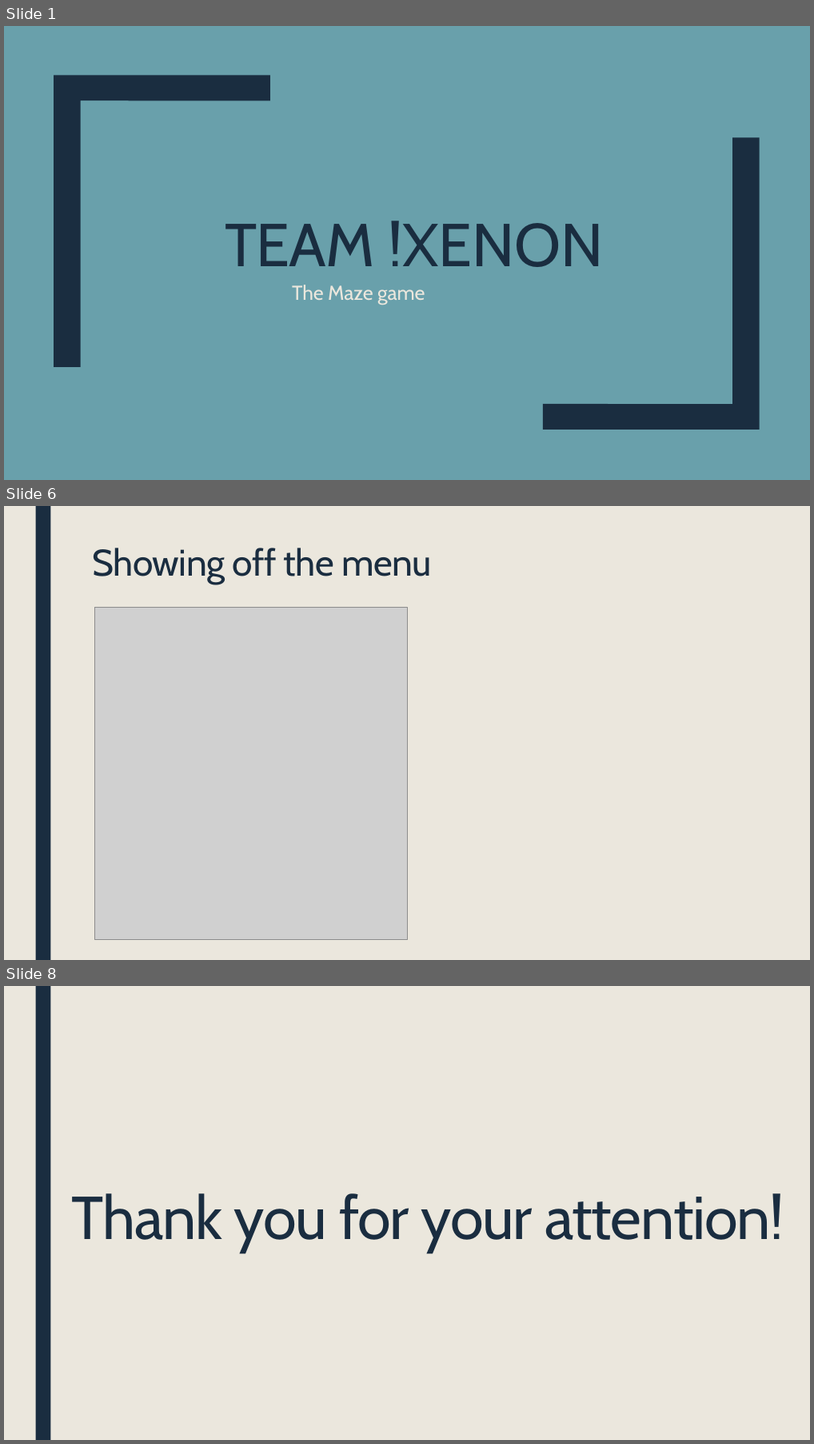
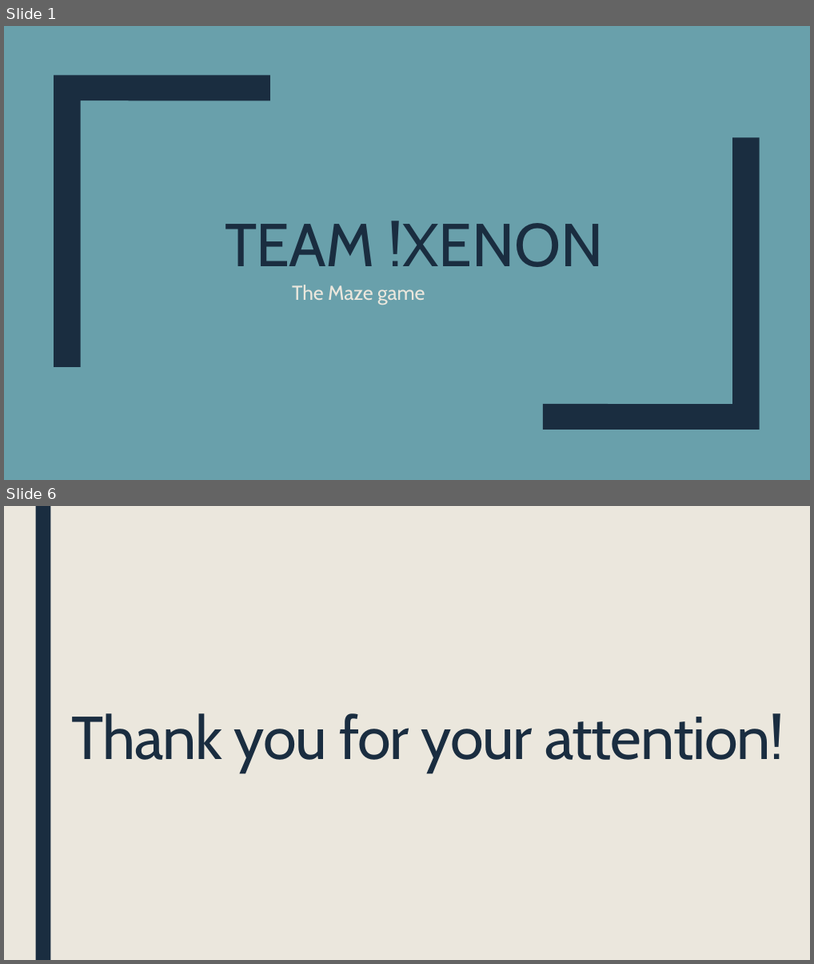
Before and after one commit to GNMilev19/maze-game, a slide deck: Documents/Project Presentation.pptx. Shown one above the other, each under a label of ours: slides 1, 6 and 8 before the commit, slides 1 and 6 after it; the slides between them are not shown. The pictures are 814x1444 and 814x964 pixels, drawn with LibreOffice and Linux fonts; fonts in the diff are those of the drawing; grey boxes stand for pictures. Boxes give left, top, right and bottom in pixels: in the first picture for what was removed or moved away, otherwise in the second. Text is boxed around its words. In the diff, an @@ line names an element or a change of style, - is before the commit and + after.

```diff
--- a/Documents/Project Presentation.pptx
+++ b/Documents/Project Presentation.pptx
@@ slide 6 removed at box(4, 506, 810, 960), background #FFFFFF; not listed: 2 template elements that a slide beside it also shows @@
@@ title removed at box(93, 548, 432, 584) @@
-Showing off the menu
@@ picture removed at box(94, 607, 407, 940) @@
@@ what was slide 8 is now slide 6 @@
```
Also in this commit, not shown: 3 slides changed, 1 other slide removed, 2 other files.
